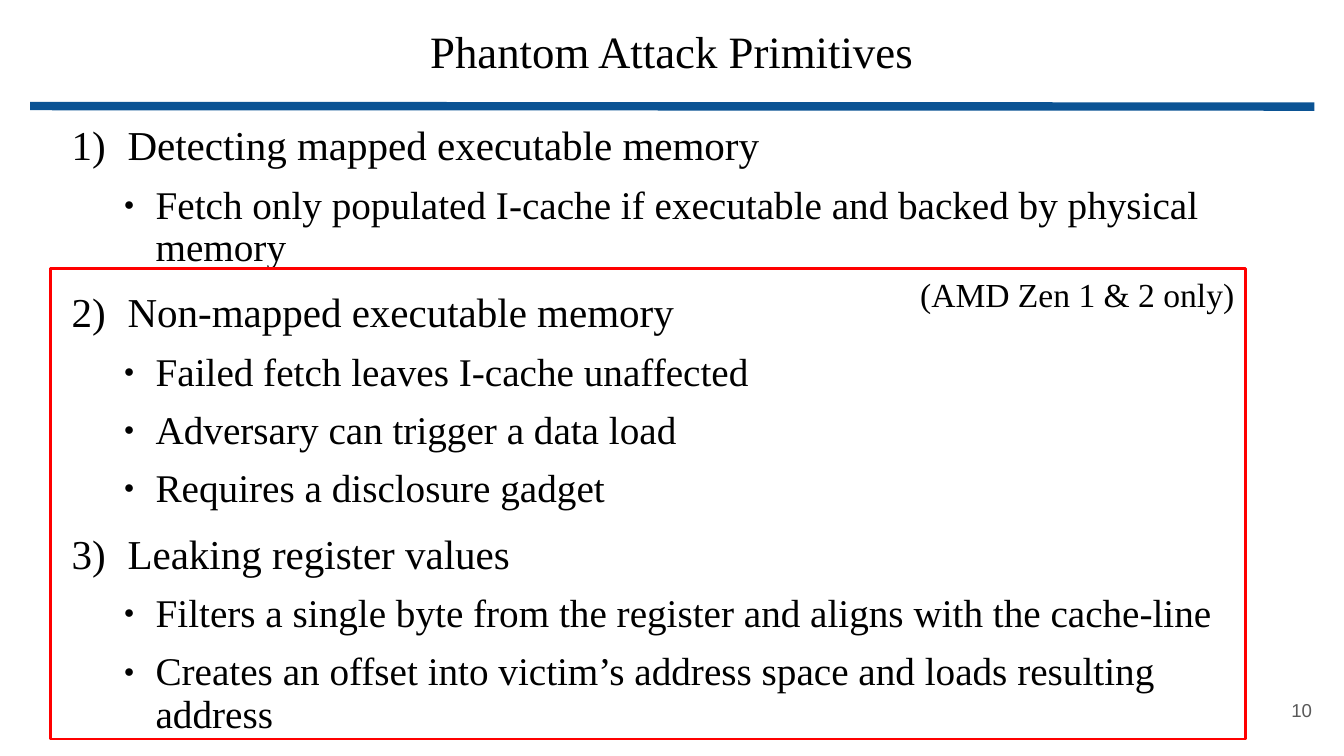
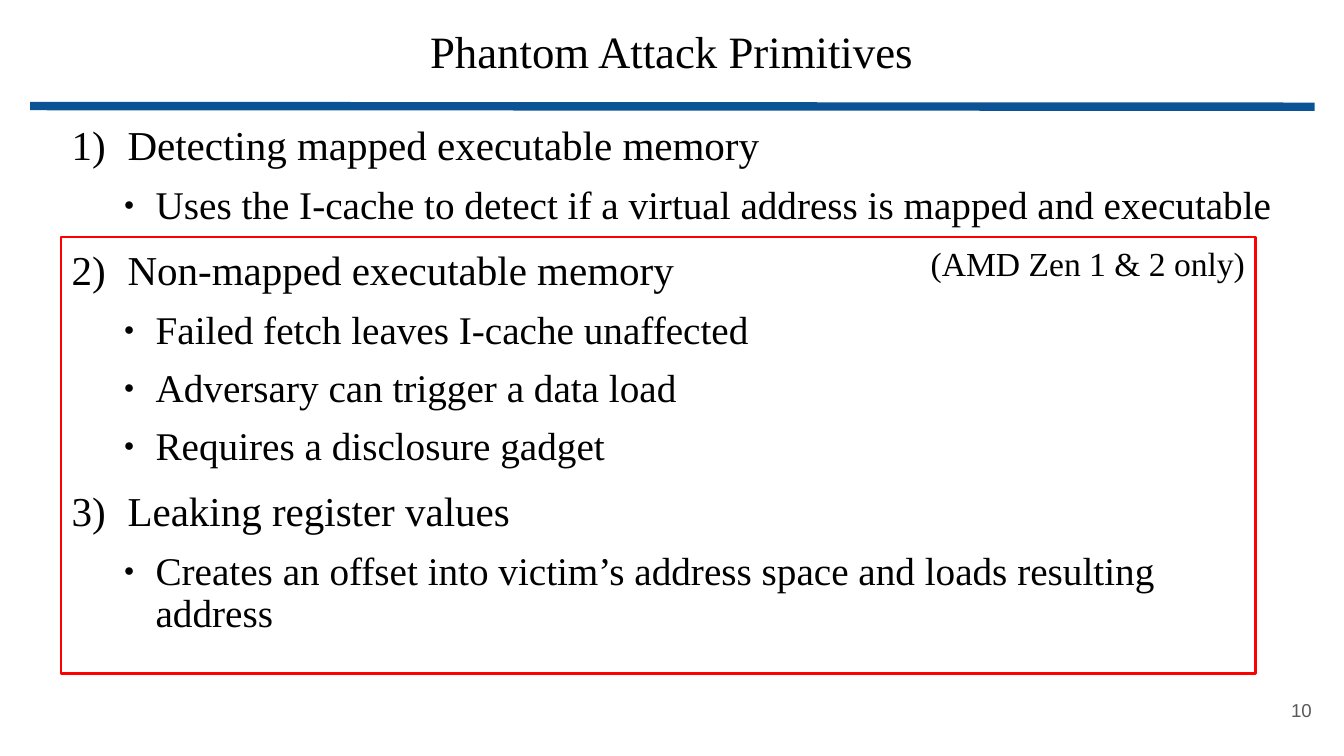
Before and after one commit to wbuz24/grad-research, a slide deck: slide 10 of presentations/Phantom.pptx. Drawn at 1344x756 pixels with LibreOffice and Linux fonts; fonts in the diff are those of the drawing. Boxes give left, top, right and bottom in pixels: in the first picture for what was removed or moved away, otherwise in the second. Text is boxed around its words. In the diff, an @@ line names an element or a change of style, - is before the commit and + after.

Commit message:
Phantom save

```diff
--- a/presentations/Phantom.pptx
+++ b/presentations/Phantom.pptx
@@ text at <box>156,191,1271,226</box>: text changed @@
-    ● Fetch only populated I-cache if executable and backed by physical memory
+    ● Uses the I-cache to detect if a virtual address is mapped and executable
@@ rectangle: place and size @@
-rectangle at <box>51,269,1246,739</box>
+rectangle at <box>60,237,1255,673</box>
@@ text "(AMD Zen 1 & 2 ...": place and size @@
-text "(AMD Zen 1 & 2 ..." at <box>920,283,1234,314</box>
+text "(AMD Zen 1 & 2 ..." at <box>931,252,1245,282</box>
@@ text at <box>156,599,1212,635</box>: paragraph removed @@
-    ● Filters a single byte from the register and aligns with the cache-line
```
Also in this commit, not shown: 12 other slides changed, 1 slide added, 1 slide removed.
